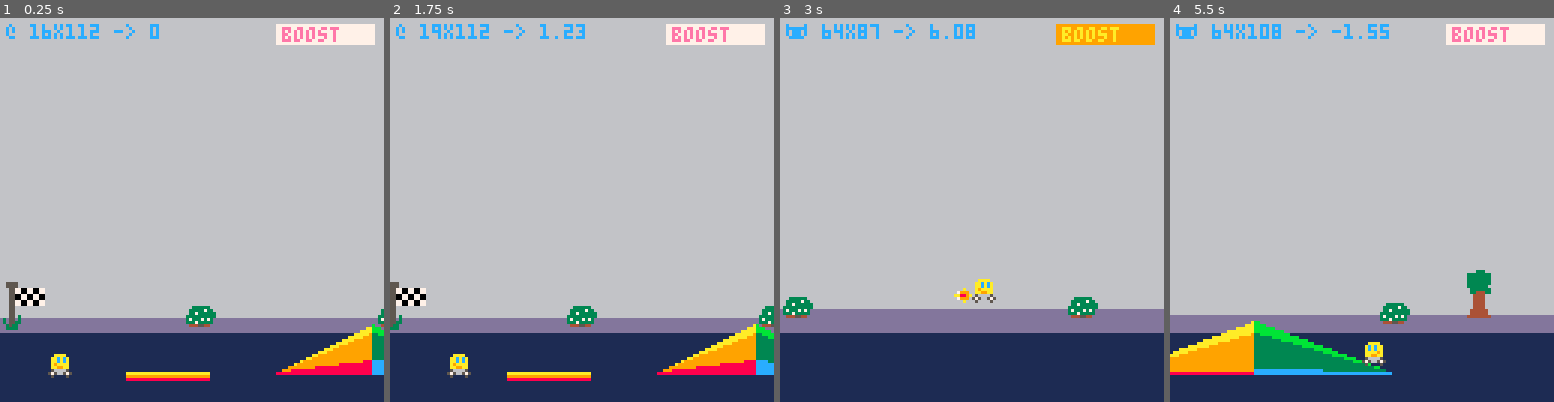
Above: before the commit, frames 1-4 (left to right).
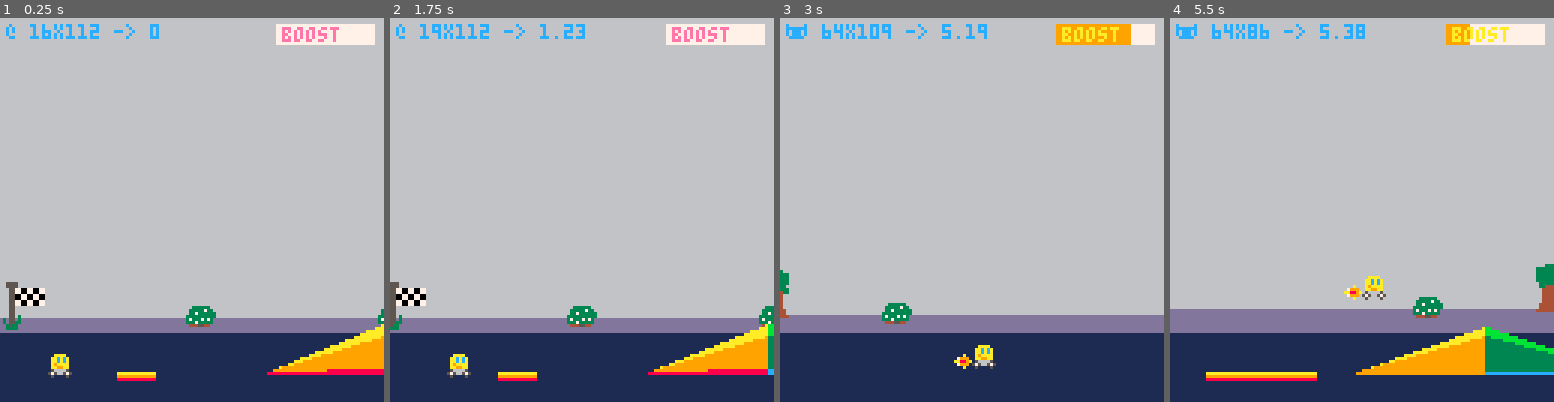
Above: after the commit, the same moments.

Repository: broquaint/pico8-carts
Game: PICO-8 cartridge racer.p8
Two runs of this game, one before a commit and one after it. Both use one fixed random seed, a clock stepped at 60 frames per second and the inputs below.
Inputs:
- Up to frame 1 (0.25 s): no input
- Up to frame 2 (1.75 s): tap X (X key) at 0.33, 1.07 s; tap O (Z key) at 0.7, 1.7 s; hold Right from 1.6 s (still down)
- Up to frame 3 (3 s): tap X (X key) at 1.85, 2.97 s; release Right at 2.1 s; tap O (Z key) at 2.1, 2.5, 2.9 s; hold Up 2.15-2.42 s; hold Right from 2.47 s (still down)
- Up to frame 4 (5.5 s): release Right at 3.03 s; hold Left 3.08-3.58 s; tap O (Z key) every 0.4 s from 3.3 to 5.3 s; hold Down 3.63-3.97 s; hold Right 4.02-4.68 s; tap X (X key) at 4.08, 5.2 s; hold Up 4.73-5.03 s; hold Left from 5.08 s (still down)

The runs differ from the first frame. In frame 1, 1.4% of the frame differs, in the area x 30-100%, y 79-95%; in frame 2, 1.5%; in frame 3, 4.0%; in frame 4, 14%, in the area x 0-100%, y 1-95%.

Commit message:
Correct hard coded constant
Now level wrapping works for all sizes.

Diff:
--- a/racer.p8
+++ b/racer.p8
@@ -57,12 +57,14 @@
       boost_meter = 0
    }
 
+   local lvl_len = 1500
+   local trans_pos = lvl_len - (lvl_len / 5)
    local trans_spr = (
-      {{spr_villa_savoye, { 900, 87 }}, {spr_villa_palladio, { 900, 81 }}}
+      {{spr_villa_savoye, { trans_pos, 87 }}, {spr_villa_palladio, { trans_pos, 81 }}}
    )[randx(2)]
 
    level = {
-      length = 1000,
+      length = lvl_len,
       transition_spr = trans_spr[1],
    }
 
@@ -422,7 +424,7 @@
 function wrapped_x(obj)
    local x = obj.at[1]
    if (x + obj.width) > level.length then
-      return -obj.width - (1000 - (x + obj.width))
+      return -obj.width - (level.length - (x + obj.width))
    else
       return x
    end
